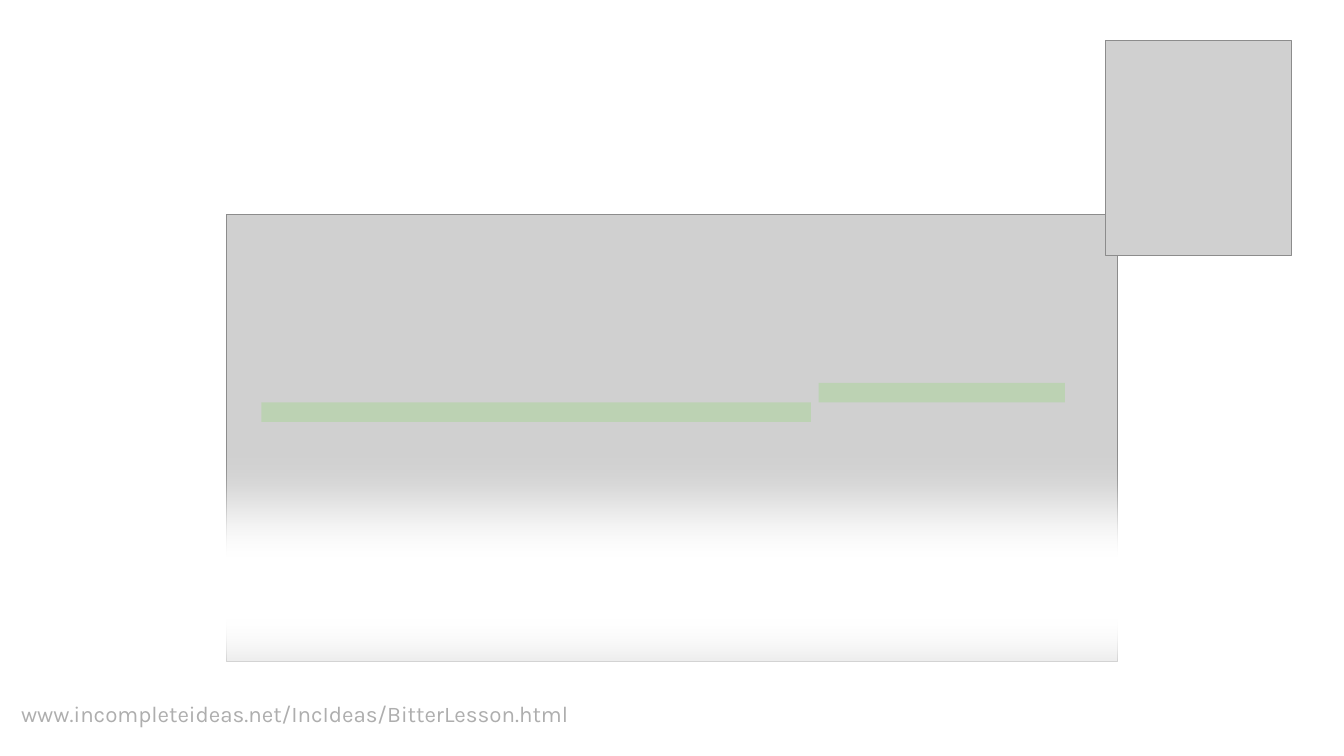
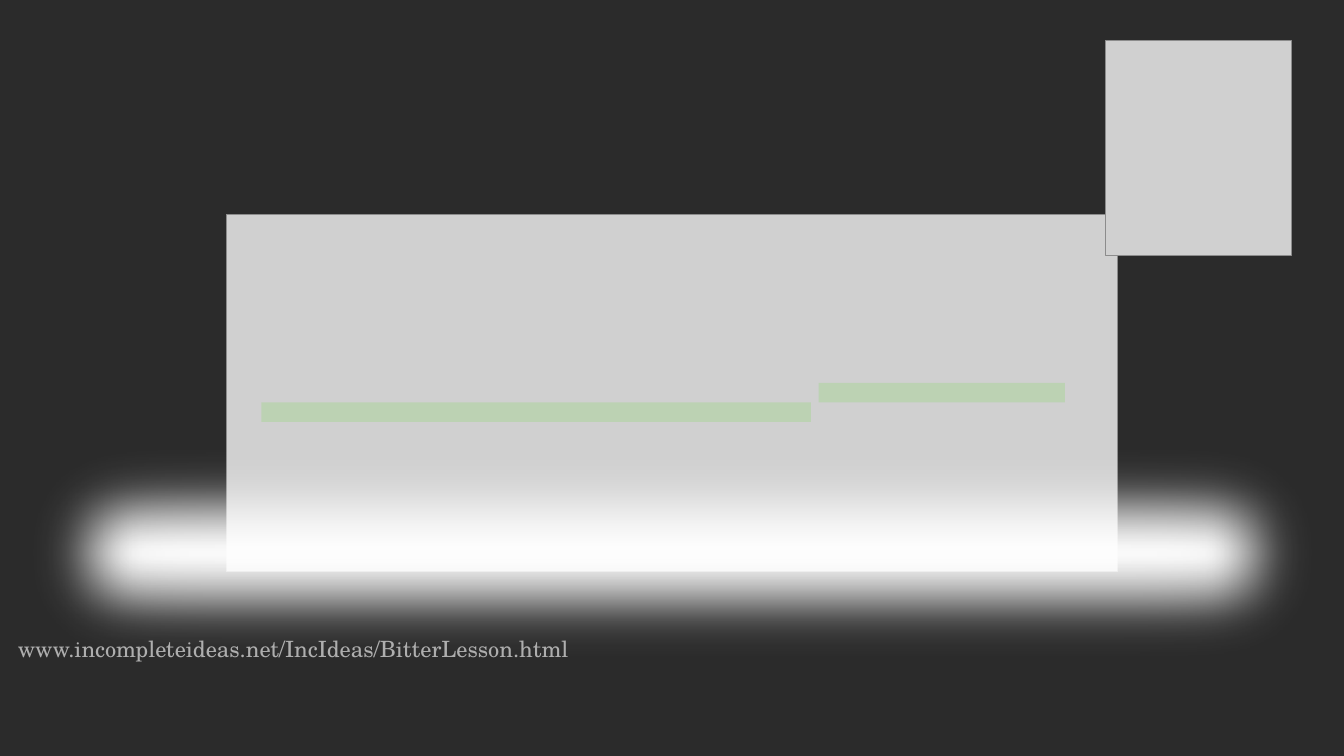
Before and after one commit to acceleratescience/large-language-models, a slide deck: slide 1 of slides/flsg/6-sampling-flsg.pptx. Drawn at 1344x756 pixels with LibreOffice and Linux fonts; fonts in the diff are those of the drawing; grey boxes stand for pictures; background and template pictures are left out; a plain dark background stands for a picture behind light text. Boxes give left, top, right and bottom in pixels: in the first picture for what was removed or moved away, otherwise in the second. Text is boxed around its words. In the diff, an @@ line names an element or a change of style, - is before the commit and + after.

Commit message:
chore(slides): update formatting for 5 onwards slides

```diff
--- a/slides/flsg/6-sampling-flsg.pptx
+++ b/slides/flsg/6-sampling-flsg.pptx
@@ background #FFFFFF to picture (left out) @@
@@ picture resized from (x1=227, y1=214, x2=1117, y2=661) to (x1=227, y1=214, x2=1117, y2=571) @@
@@ rectangle resized from (x1=0, y1=422, x2=1344, y2=756) to (x1=0, y1=422, x2=1344, y2=685) @@
@@ text "www.incompleteideas.net/IncIdeas/BitterLesson.html" moved from (x1=21, y1=706, x2=568, y2=727) to (x1=18, y1=640, x2=569, y2=662) @@
@@ text "www.incompleteideas.net/IncIdeas/BitterLesson.html" at (x1=18, y1=640, x2=569, y2=662): font Karla to TeX Gyre Schola @@
```
Also in this commit, not shown: 25 other slides changed, 1 other file.
